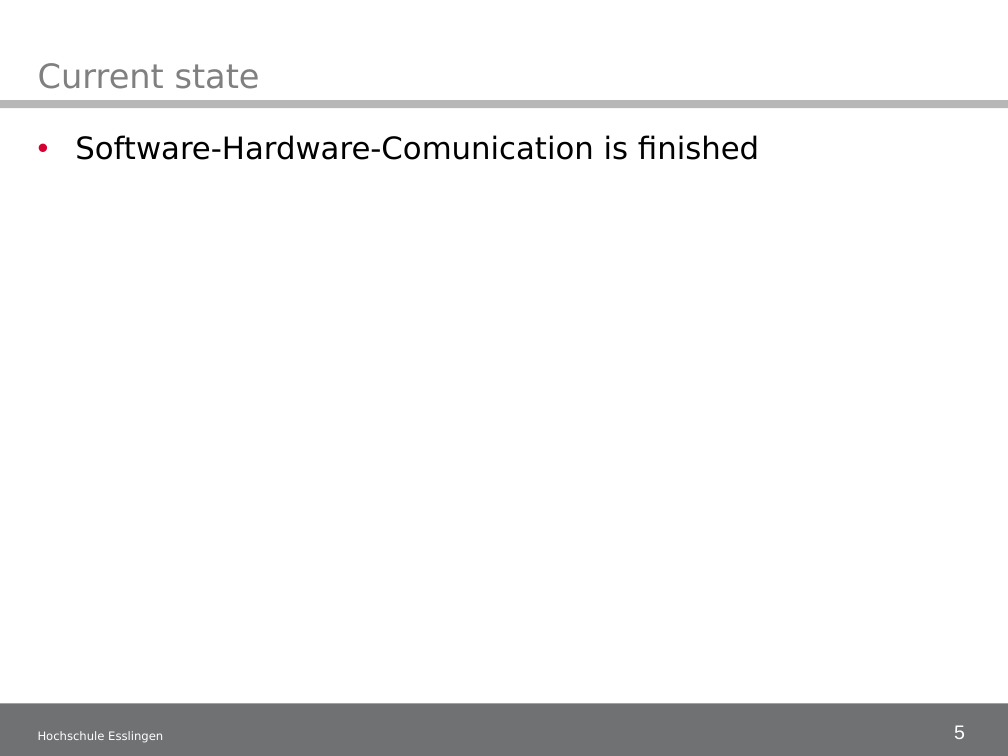
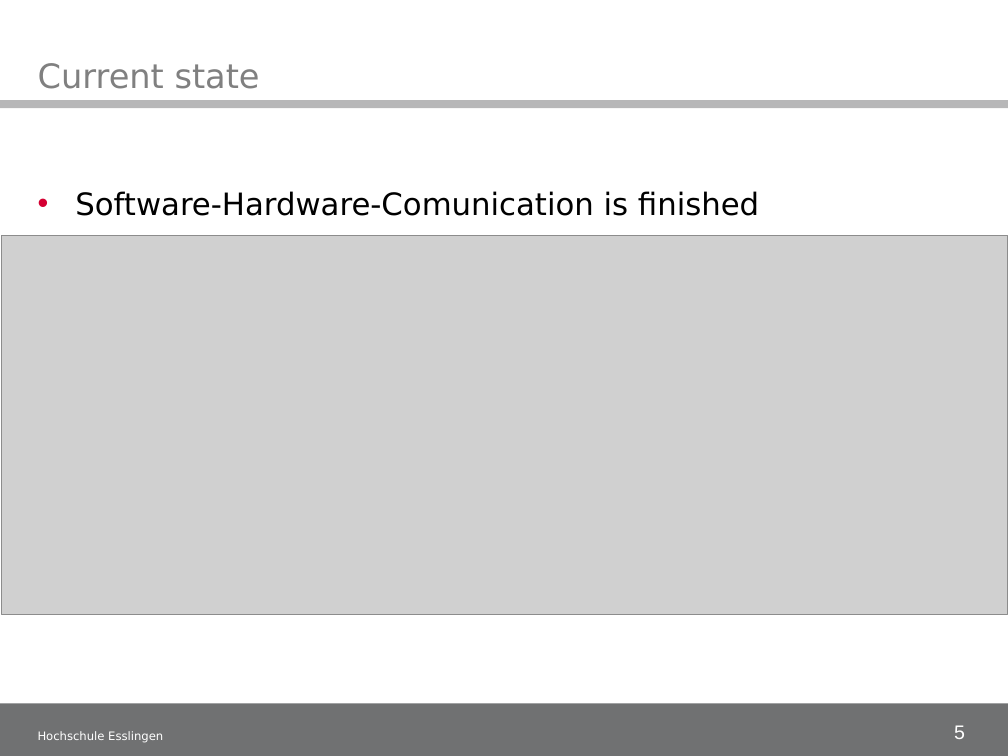
Before and after one commit to illogicdev/magneto, a slide deck: slide 5 of doku/50_Midtermpresentation/Midterm presentation_1.ppt. Drawn at 1008x756 pixels with LibreOffice and Linux fonts; fonts in the diff are those of the drawing; grey boxes stand for pictures; background and template pictures are left out. Boxes give left, top, right and bottom in pixels: in the first picture for what was removed or moved away, otherwise in the second. Text is boxed around its words. In the diff, an @@ line names an element or a change of style, - is before the commit and + after.

```diff
--- a/doku/50_Midtermpresentation/Midterm presentation_1.ppt
+++ b/doku/50_Midtermpresentation/Midterm presentation_1.ppt
@@ text "Software-Hardware-Comunication is finished": place and size @@
-text "Software-Hardware-Comunication is finished" at box(75, 135, 759, 160)
+text "Software-Hardware-Comunication is finished" at box(75, 191, 759, 216)
@@ picture added at box(2, 235, 1008, 614) @@
```
Also in this commit, not shown: 5 other slides changed.
